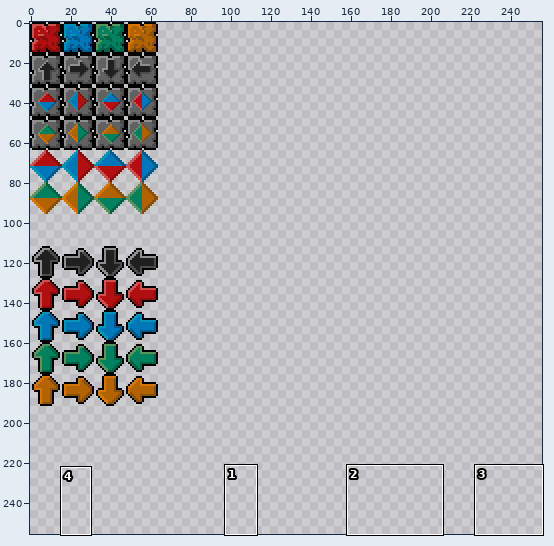
Sprite sheet, stored at static/blocks.png. Above: a wide view before the commit, with the close-up outlined.
Close-up. Earlier state:
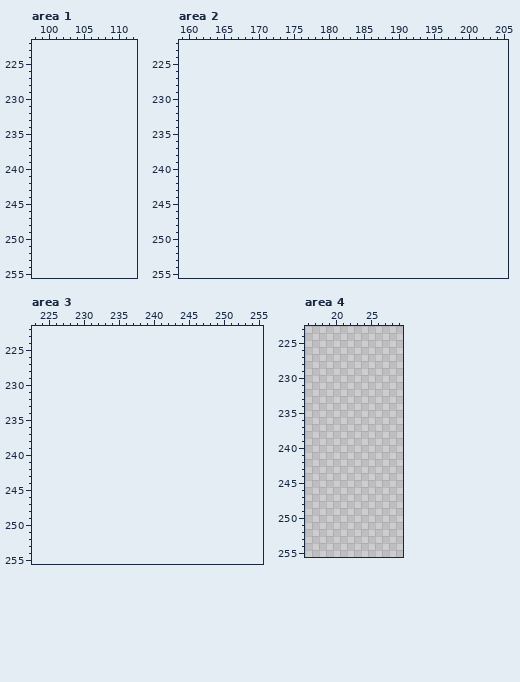
The file is 64x512 pixels. Colours within 5 levels of each other are drawn and written as one. Shown: area 1: x 98..112, y 222..255; area 2: x 159..205, y 222..255; area 3: x 223..255, y 222..255; area 4: x 16..29, y 223..255. The old version is drawn lined up with the new one, on the new canvas. The commit also changed other parts of the picture, which this record leaves out.
The same view after the edit:
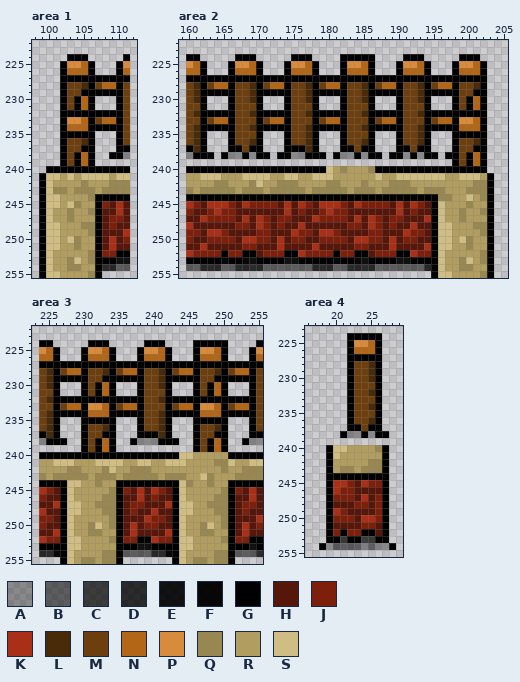
Palette (. is transparent): A #00000054  B #0000008b  C #000000b4  D #000000ca  E #000000e9  F #000000f5  G #000000  H #561609  J #7d1f0b  K #a93017  L #4a2b09  M #6d3f0f  N #b36616  P #d88b3b  Q #988750  R #b09d5f  S #cfbd84
Difference:
canvas 64x512 -> 256x256 (the part of the old canvas that was cut away was empty and is not shown)
--- area 1
@@ x 98..112 @@
 223 ...............
-224 ...............
-225 ...............
-226 ...............
-227 ...............
-228 ...............
-229 ...............
-230 ...............
-231 ...............
-232 ...............
-233 ...............
-234 ...............
-235 ...............
-236 ...............
-237 ...............
-238 ...............
-239 ...............
-240 ...............
-241 ...............
-242 ...............
-243 ...............
-244 ...............
-245 ...............
-246 ...............
-247 ...............
-248 ...............
-249 ...............
-250 ...............
-251 ...............
-252 ...............
-253 ...............
-254 ...............
-255 ...............
+224 .....GGG.....G.
+225 ....GPPNG...GP.
+226 ....GNNNG...GN.
+227 ....GGGGGGGGGG.
+228 ....GMMLGMNNGM.
+229 ....GMMGGGGGGM.
+230 ....GMGNG...GM.
+231 ....GMGNG...GM.
+232 ....GGGGGGGGGM.
+233 ....GPPNGMNNGM.
+234 ....GNNNGGGGGM.
+235 ....GGGGG...GM.
+236 ....GMMLG...GM.
+237 ....GMMGG...GG.
+238 ....GMGNG..GGA.
+239 ....GMGNG......
+240 ..GGGGGGGGGGGG.
+241 .GSSRSRSSSSRSS.
+242 .GSRRRRQRRRQQQ.
+243 .GSQQRQQQRQQQQ.
+244 .GSSRRRRQGGGGG.
+245 .GSSRSQRRGJHKH.
+246 .GSRRQRRQGHHKH.
+247 .GSRRQRRRGHJJH.
+248 .GSSRRRQQGHJHH.
+249 .GSSRRRRQGHHHK.
+250 .GSSRSQRRGHKHJ.
+251 .GSSRRQRRGHKHH.
+252 .GSRRRRRQGJJGG.
+253 .GSRRQSRQGGGEE.
+254 .GSRRQQRRGDDBB.
+255 .GSSRRRRQG.....
--- area 2
@@ x 159..205 @@
 223 ...............................................
-224 ...............................................
-225 ...............................................
-226 ...............................................
-227 ...............................................
-228 ...............................................
-229 ...............................................
-230 ...............................................
-231 ...............................................
-232 ...............................................
-233 ...............................................
-234 ...............................................
-235 ...............................................
-236 ...............................................
-237 ...............................................
-238 ...............................................
-239 ...............................................
-240 ...............................................
-241 ...............................................
-242 ...............................................
-243 ...............................................
-244 ...............................................
-245 ...............................................
-246 ...............................................
-247 ...............................................
-248 ...............................................
-249 ...............................................
-250 ...............................................
-251 ...............................................
-252 ...............................................
-253 ...............................................
-254 ...............................................
-255 ...............................................
+224 .GG.....GGG.....GGG....GGGGG....GGG.....GGG....
+225 .PNG...GPPNG...GPPNG...GPPNG...GPPNG...GPPNG...
+226 .NNG...GNNNG...GNNNG...GNNNG...GNNNG...GNNNG...
+227 .GGGGGGGGGGGGGGGGGGGGGGGGGGGGGGGGGGGGGGGGGGG...
+228 .MLGMNNGMMLGMNNGMMLGMNNGMMLGMNNGMMLGMNNGMMLG...
+229 .MLGGGGGMMLGGGGGMMLGGGGGMMLGGGGGMMLGGGGGMMGG...
+230 .MLG...GMMLG...GMMLG...GMMLG...GMMLG...GMGNG...
+231 .MMG...GMMMG...GMMMG...GMMMG...GMMMG...GMGNG...
+232 .MLGGGGGMMLGGGGGMMLGGGGGMMLGGGGGMMLGGGGGGGGG...
+233 .MMGMNNGMMMGMNNGMMMGMNNGMMMGMNNGMMMGMNNGPPNG...
+234 .MLGGGGGMMLGGGGGMMLGGGGGMMLGGGGGMMLGGGGGNNNG...
+235 .MLG...GMMMG...GMMLG...GMMMG...GMMLG...GGGGG...
+236 .MLG...GMMLG...GMMLG...GMMLG...GMMLG...GMMLG...
+237 .GLG...GGMGG...GGGLG...GGMGG...GGMGG...GMMGG...
+238 .AGGG.GAAGAGG.GGAAGGG.GAAGAGG.GGAGAGG.GGMGNG...
+239 .......................................GMGNG...
+240 .GGGGGGGGGGGGGGGGGGGGSRQRRRQGGGGGGGGGGGGGGGG...
+241 .RRSSSRRRSSSSRRSSRRSSSRRRRRRSRRSSSSSSSRRSSSRG..
+242 .RRRRQQRRRQSRRQQQRRRRQQRRRQRRRQQQRRRRRRRRRQQG..
+243 .QRQQQQQRQQQRQQQQQRQQQQQRQQQRQQQQQRQQQRRRQQQG..
+244 .GGGGGGGGGGGGGGGGGGGGGGGGGGGGGGGGGGGGQQRRSRQG..
+245 .KJHKKKJHKJJJJHKHKJHKKKJHKJJJJHKHKJHGSRRRQRRG..
+246 .JHHJKJJHHHHHHHKHJHHJKJJHHHHHHHKHJHHGSRRQRRQG..
+247 .HHKJJJJHKHKJHJJHHHKJJJJHKHKJHJJHHHKGSRRQRRRG..
+248 .KHHHHHHJJHKJHJHHKHHHHHHJJHKJHJHHKHHGSSRRRQQG..
+249 .JJHKKJHHHHJJHHHKJJHKKJHHHHJJHHHKJJHGSSRRRRQG..
+250 .JHHJJJJHKKJJHKHJJHHJJJJHKKJJHKHJJHHGSSRSQRRG..
+251 .HHKHHHHHJJHHHKHHHHKHHHHHJJHHHKHHHHKGSSRRQRRG..
+252 .KJJJJGJJGGHJJJGGKJJJJGJJGGHJJJGGKJJGSRRRRRQG..
+253 .GGGGGFGGFEGGGGEEGGGGGFGGFEGGGGEEGGGGSRRQSRQG..
+254 .BBDDDBBDDDDBBBBBBBDDDBBDDDDBBBBBBBDGSRRQQRRG..
+255 ....................................GSSRRRRQG..
--- area 3
@@ x 223..255 @@
 223 .................................
-224 .................................
-225 .................................
-226 .................................
-227 .................................
-228 .................................
-229 .................................
-230 .................................
-231 .................................
-232 .................................
-233 .................................
-234 .................................
-235 .................................
-236 .................................
-237 .................................
-238 .................................
-239 .................................
-240 .................................
-241 .................................
-242 .................................
-243 .................................
-244 .................................
-245 .................................
-246 .................................
-247 .................................
-248 .................................
-249 .................................
-250 .................................
-251 .................................
-252 .................................
-253 .................................
-254 .................................
-255 .................................
+224 .GG.....GGG.....GGG....GGGGG....G
+225 .PNG...GPPNG...GPPNG...GPPNG...GP
+226 .NNG...GNNNG...GNNNG...GNNNG...GN
+227 .GGGGGGGGGGGGGGGGGGGGGGGGGGGGGGGG
+228 .MLGMNNGMMLGMNNGMMLGMNNGMMLGMNNGM
+229 .MLGGGGGMMGGGGGGMMLGGGGGMMGGGGGGM
+230 .MLG...GMGNG...GMMLG...GMGNG...GM
+231 .MMG...GMGNG...GMMMG...GMGNG...GM
+232 .MLGGGGGGGGGGGGGMMLGGGGGGGGGGGGGM
+233 .MMGMNNGPPNGMNNGMMMGMNNGPPNGMNNGM
+234 .MLGGGGGNNNGGGGGMMLGGGGGNNNGGGGGM
+235 .MLG...GGGGG...GMMLG...GGGGG...GM
+236 .MLG...GMMLG...GMMLG...GMMLG...GM
+237 .GLG...GMMGG...GGGLG...GMMGG...GG
+238 .AGGG..GMGNG..GAAAGGG..GMGNG..GAA
+239 .......GMGNG...........GMGNG.....
+240 .GGGGGGGGGGGGGGGGGGGGSSRRRRRGGGGG
+241 .RRSSSRRRSSSSRRSSRRSSSRRRRQQSRRSS
+242 .RRRRQQRRRQSRRQQQRRRRRRRRRRQRRQQQ
+243 .QRQQQQQRQQQRQQQQQRQQQRRSQRRRQQQQ
+244 .GGGGSSRRQRRGGGGGGGGGSQRRQRRGGGGG
+245 .KJHGSRRRRRQGJHKHKJHGSRRRRRQGJHKH
+246 .JHHGSRRRRQQGHHKHJHHGSRRRRQQGHHKH
+247 .HHKGSSRRQQQGHJJHHHKGSSRRQQQGHJJH
+248 .KHHGSSRRRQQGHJHHKHHGSSRRRQQGHJHH
+249 .JJHGSRRRRRQGHHHKJJHGSRRRRRQGHHHK
+250 .JHHGSRRQSRQGHKHJJHHGSRRQSRQGHKHJ
+251 .HHKGSRRQQRRGHKHHHHKGSRRQQRRGHKHH
+252 .KJJGSSRRRRQGJJGGKJJGSSRRRRQGJJGG
+253 .GGGGSSRRRRRGGGEEGGGGSSRRRRRGGGEG
+254 .DDFGSRRRRQQGBBBBDDFGSRRRRQQGBBBD
+255 ....GSRQQRQQG.......GSRQQRQQG....
--- area 4
@@ x 16..29 @@
 223 ..............
-224 ..............
-225 ..............
-226 ..............
-227 ..............
-228 ..............
-229 ..............
-230 ..............
-231 ..............
-232 ..............
-233 ..............
-234 ..............
-235 ..............
-236 ..............
-237 ..............
-238 ..............
+224 ......GGGGG...
+225 ......GPPNG...
+226 ......GNNNG...
+227 ......GGGGG...
+228 ......GMMLG...
+229 ......GMMLG...
+230 ......GMMLG...
+231 ......GMMMG...
+232 ......GMMLG...
+233 ......GMMMG...
+234 ......GMMLG...
+235 ......GMMMG...
+236 ......GMMLG...
+237 ......GGMGG...
+238 .....GAAGAGG..
 239 ..............
-240 ..............
-241 ..............
-242 ..............
-243 ..............
-244 ..............
-245 ..............
-246 ..............
-247 ..............
-248 ..............
-249 ..............
-250 ..............
-251 ..............
-252 ..............
-253 ..............
-254 ..............
+240 ...GSSRRRRQG..
+241 ...GSRRRRRRG..
+242 ...GRRRRRQQG..
+243 ...GRQQRQQQG..
+244 ...GGGGGGGGG..
+245 ...GKKJHKJJG..
+246 ...GKJJHHHHG..
+247 ...GJJJHKHJG..
+248 ...GHHHJJHJG..
+249 ...GKJHHHHJG..
+250 ...GJJJHKKJG..
+251 ...GHHHHJJHG..
+252 ...GJGJJGGHG..
+253 ...GGCGGCCGG..
+254 ..GABBBBABAAG.
 255 ..............
Boxes around the changes in both close-ups, in picture pixels (x1, y1, x2, y2):
added: (39, 54, 130, 278)
added: (186, 54, 494, 278)
added: (39, 340, 263, 564)
added: (319, 333, 396, 550)
